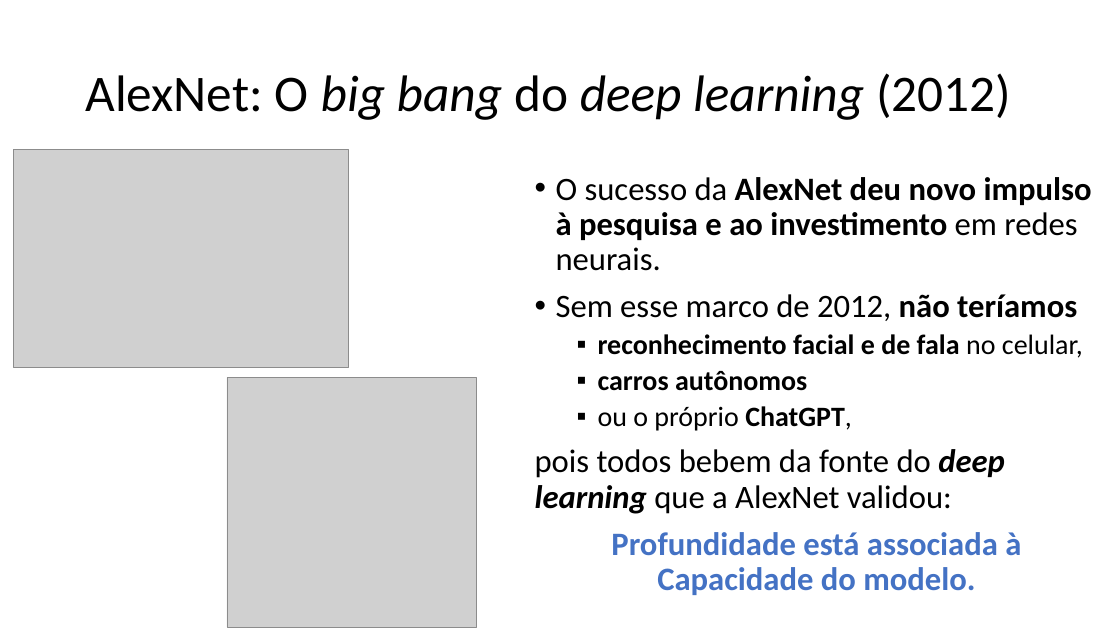
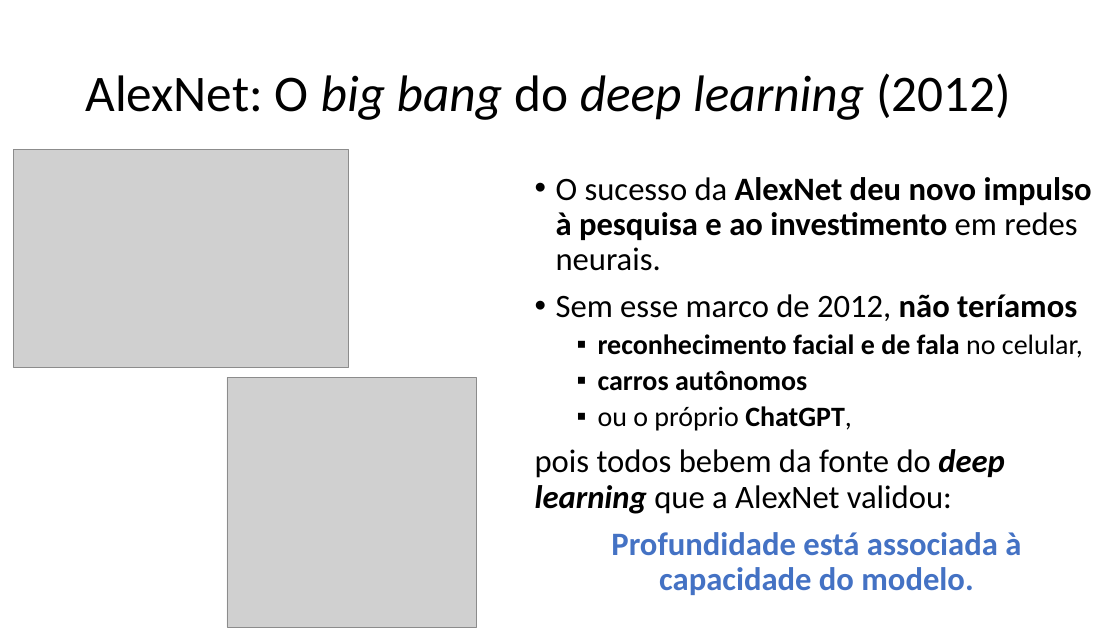
Before and after one commit to zz4fap/c24_inteligencia_artificial, a slide deck: slide 28 of slides/C24_Introdução.pptx. Drawn at 1120x630 pixels with LibreOffice and Linux fonts; fonts in the diff are those of the drawing; grey boxes stand for pictures. Boxes give left, top, right and bottom in pixels: in the first picture for what was removed or moved away, otherwise in the second. Text is boxed around its words. In the diff, an @@ line names an element or a change of style, - is before the commit and + after.

```diff
--- a/slides/C24_Introdução.pptx
+++ b/slides/C24_Introdução.pptx
@@ text at [611,532,1021,595]: text changed @@
-Profundidade está associada à Capacidade do modelo.
+Profundidade está associada à capacidade do modelo.
```
Also in this commit, not shown: 7 other slides changed, 1 slide added, 1 other file.
